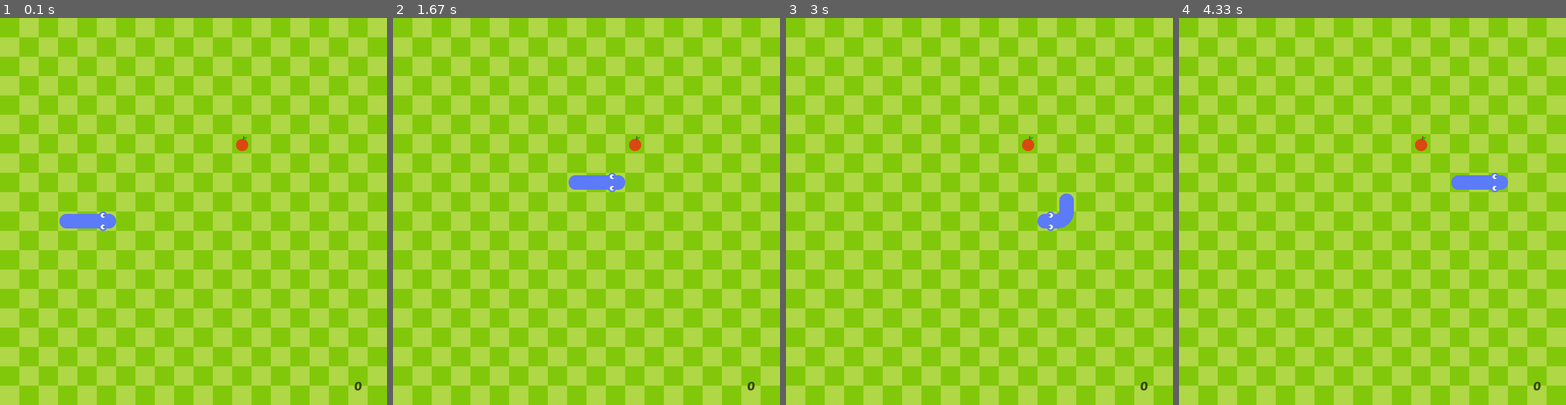
Above: before the commit, frames 1-4 (left to right).
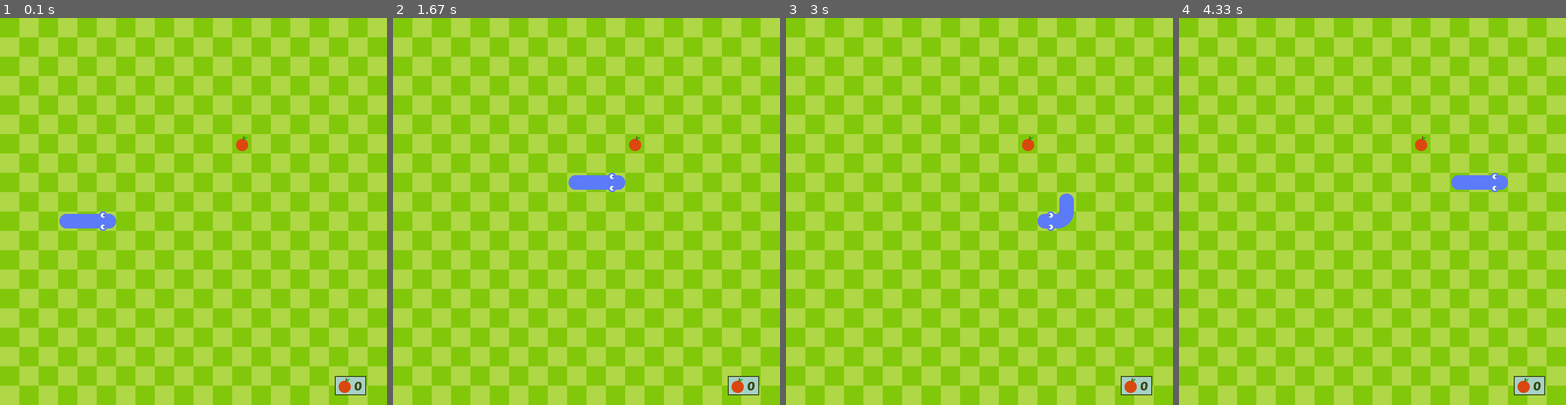
Above: after the commit, the same moments.

Repository: Leanviko/Snake_pygame
Game: pygame game, started from Snake.py
Same seed, same stepped clock (60 frames per second), same inputs: the game is played once before the commit and once after it.
Inputs:
- Up to frame 1 (0.1 s): no input
- Up to frame 2 (1.67 s): hold Right 0.33-0.8 s; hold Up 0.83-1.3 s; hold Right from 1.33 s (still down)
- Up to frame 3 (3 s): release Right at 1.8 s; hold Down 2.4-2.7 s; hold Left from 2.73 s (still down)
- Up to frame 4 (4.33 s): release Left at 3.13 s; hold Up 3.17-3.53 s; hold Right 3.57-4.2 s; hold Down from 4.23 s (still down)

The runs differ from the first frame. In frame 1, 0.4% of the frame differs, in the area x 86-95%, y 92-98%; in frame 2, 0.4%; in frame 3, 0.4%; in frame 4, 0.4%.

Commit message:
sonido mordida y evitar que la manzana aparezca en el cuerpo de la vibora

Diff:
--- a/Snake.py
+++ b/Snake.py
@@ -24,6 +24,9 @@
                 self.body_tl = pygame.image.load('Graphics/body_tl.png').convert_alpha()
                 self.body_br = pygame.image.load('Graphics/body_br.png').convert_alpha()
                 self.body_bl = pygame.image.load('Graphics/body_bl.png').convert_alpha()
+
+                #sonidos
+                self.crunch_sounds = pygame.mixer.Sound('Sound/crunch.wav')
 
 
         def draw_snake(self):
@@ -102,6 +105,9 @@
         def add_block(self):
                 self.new_block = True
 
+        def play_crunch_sound(self):
+                self.crunch_sounds.play()
+
 
 
 
@@ -139,6 +145,11 @@
                 if self.fruit.pos == self.snake.body[0]:#coincide la cabeza con la posicion de la fruta
                         self.fruit.randomize() #reposicionamiento de la fruta
                         self.snake.add_block()
+                        self.snake.play_crunch_sound()
+
+                for block in self.snake.body[1:]:
+                        if block == self.fruit.pos:
+                                self.fruit.randomize()
 
         def check_fail(self):
                 #impacto laterales
@@ -175,8 +186,16 @@
                 score_x = int(cell_size*cell_number - 60)
                 score_y = int(cell_size*cell_number - 40)
                 score_rect = score_surface.get_rect(center = (score_x,score_y))
+                apple_rect = apple.get_rect(midright = (score_rect.left,score_rect.centery))
+
+                backgr_rect = pygame.Rect(apple_rect.left,apple_rect.top,apple_rect.width + score_rect.width + 9,apple_rect.height)
+
+                pygame.draw.rect(screen,(167,209,200),backgr_rect)
                 screen.blit(score_surface, score_rect)
-
+                screen.blit(apple, apple_rect)
+                pygame.draw.rect(screen,(56,74,12),backgr_rect,2)
+
+pygame.mixer.pre_init(44100,-16,2,512)
 pygame.init()
 cell_size= 40
 cell_number=20
